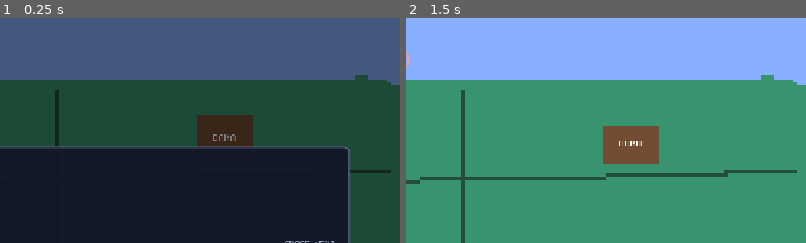
Above: before the commit, frames 1-2 (left to right).
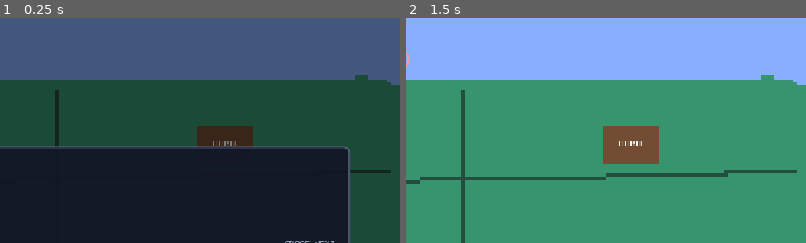
Above: after the commit, the same moments.

Repository: FraN-onLine/DOST2027
Game: Godot game, scene res://scenes/gods/hanan/HananArena.tscn
Same seed, same stepped clock (60 frames per second), same inputs: the game is played once before the commit and once after it. This scene is started directly instead of the project's main scene. The engine's default icon, where the game draws it, is replaced by a stand-in: a white triangle on a blue panel in a dark square.
Inputs (mouse positions are % of the whole screen's width and height, from its top left):
- Up to frame 1 (0.25 s): no input
- Up to frame 2 (1.5 s): tap Enter (ui_accept) at 0.5, 0.77, 1.25 s; move the mouse to (72, 45) at 0.52 s; hold D (move_right) 0.53-1.28 s; hold Space (advance_dialogue) 0.53-1.28 s; click (72, 45) at 0.67 s; move the mouse to (30, 55) at 1.27 s; hold S (move_down) from 1.28 s (still down); click (30, 55) at 1.35 s
The pictures show only the part of the screen within x 50-100%, y 40-90%; the shares and areas given below are measured in that part.

The runs differ from the first frame. In frame 1, 0.8% of the frame differs, in the area x 49-64%, y 43-57%; in frame 2, nothing differs.

Commit message:
Hanan: drop-in art placeholders (Baka, overseer, background)
Assets/Gods/Hanan/README.md lists the files the arena looks for. The Baka is now
a Sprite2D that uses Baka.png (one image, or a 5-frame strip, one height per
level) and falls back to the coloured rectangle; an Overseer sprite and the
background pick up their files the same way. hanan.tres keeps icon.svg until the
portrait exists (a .tres cannot fall back by itself - see the README).

Co-Authored-By: Claude Opus 5.5 <noreply@anthropic.com>

Diff:
--- a/dost-2027/scenes/gods/hanan/HananArena.tscn
+++ b/dost-2027/scenes/gods/hanan/HananArena.tscn
@@ -25,22 +25,29 @@
 [node name="Baka" type="Node2D" parent="ArenaField" parent_id_path=PackedInt32Array(518833116) index="1"]
 position = Vector2(900, 470)
 
-[node name="Body" type="ColorRect" parent="ArenaField/Baka" index="0"]
+[node name="Sprite" type="Sprite2D" parent="ArenaField/Baka" index="0"]
+visible = false
+
+[node name="Body" type="ColorRect" parent="ArenaField/Baka" index="1"]
 offset_left = -40.0
 offset_top = -70.0
 offset_right = 40.0
 color = Color(0.45, 0.3, 0.2, 1)
 
-[node name="Name" type="Label" parent="ArenaField/Baka/Body" index="0"]
-layout_mode = 0
-offset_left = 14.0
-offset_top = 24.0
-offset_right = 66.0
-offset_bottom = 46.0
+[node name="Name" type="Label" parent="ArenaField/Baka" index="2"]
+offset_left = -26.0
+offset_top = -46.0
+offset_right = 26.0
+offset_bottom = -24.0
 theme_override_fonts/font = ExtResource("4_font")
 theme_override_font_sizes/font_size = 11
 text = "BAKA"
 horizontal_alignment = 1
+
+[node name="Overseer" type="Sprite2D" parent="ArenaField" parent_id_path=PackedInt32Array(518833116) index="2"]
+visible = false
+position = Vector2(984, 185)
+scale = Vector2(3, 3)
 
 [node name="Player" parent="." index="6" unique_id=1489401219]
 position = Vector2(330, 470)
--- a/dost-2027/scripts/gods/hanan/hanan_arena.gd
+++ b/dost-2027/scripts/gods/hanan/hanan_arena.gd
@@ -32,6 +32,11 @@
 enum Vault { RUN, VAULT, STUMBLE }
 
 const LEVEL_NAMES := ["LOW BAKA", "SITTING BAKA", "STANDING BAKA", "HIGH BAKA", "OVER THE MOON"]
+# Hanan's art is drop-in (see Assets/Gods/Hanan/README.md): each file is used when
+# it exists and the placeholder stays when it does not.
+const ART_DIR := "res://Assets/Gods/Hanan/"
+const BAKA_STRIP_FRAMES := 5  # a Baka.png this many frames wide holds one height per level
+const SCREEN_SIZE := Vector2(1152.0, 648.0)  # the authored arena (see arena.gd)
 const CLEAN_COLOR := Color(0.7, 1, 0.8)
 const TRIP_COLOR := Color(1, 0.5, 0.45)
 
@@ -63,6 +68,10 @@
 @export var bar_offset := Vector2(36.0, 0.0)  # where the bar hangs, from the mortal's feet
 
 @onready var baka: Node2D = get_node_or_null("ArenaField/Baka")
+@onready var baka_sprite: Sprite2D = get_node_or_null("ArenaField/Baka/Sprite")
+@onready var baka_body: ColorRect = get_node_or_null("ArenaField/Baka/Body")
+@onready var overseer: Sprite2D = get_node_or_null("ArenaField/Overseer")
+@onready var background: Sprite2D = get_node_or_null("Background")
 # The labels sit high (HananHud, above everything) so they always stay readable.
 # The bar sits LOW (BarLayer, below Mayari's VisionLayer and Apolaki's Patches):
 # a blackout or a sun patch must hide it like it hides any other trial's field.
@@ -115,6 +124,10 @@
 	return false
 
 
+func collect_units() -> void:
+	_apply_art()
+
+
 func arena_round_reset() -> void:
 	_level = 1
 	_clean_in_level = 0
@@ -199,8 +212,7 @@
 	player.global_position = _start_position
 	if unlock:
 		player.set_lock(false)
-	if baka != null:
-		baka.scale.y = 0.6 + 0.2 * mini(_level, LEVEL_NAMES.size())
+	_show_baka_height()
 
 
 # The mortal reached the Baka: the bar starts, with the indicator already in the box.
@@ -363,6 +375,56 @@
 	_log("The Baka grows: %s" % level_name(), god.color)
 
 
+# --- ART ---------------------------------------------------------------------
+
+static func art(file: String) -> Texture2D:
+	var path := ART_DIR + file
+	return load(path) as Texture2D if ResourceLoader.exists(path) else null
+
+
+func _apply_art() -> void:
+	_use_baka_art(art("Baka.png"))
+	var watcher := art("Hanan-Overseer.png")
+	if overseer != null:
+		overseer.texture = watcher
+		overseer.visible = watcher != null
+	var backdrop := art("Arena-Background.png")
+	if background != null and backdrop != null:
+		# The placeholder's transform was tuned for Mayari's image; a real
+		# background simply fills the authored screen.
+		background.texture = backdrop
+		background.position = SCREEN_SIZE * 0.5
+		background.scale = SCREEN_SIZE / backdrop.get_size()
+
+
+# The Baka's art, or the coloured rectangle when there is none. A wide image is a
+# strip of one frame per level; otherwise the one image is stretched taller.
+func _use_baka_art(texture: Texture2D) -> void:
+	if baka_sprite != null:
+		baka_sprite.texture = texture
+		baka_sprite.visible = texture != null
+		if texture != null:
+			var strip := texture.get_width() >= texture.get_height() * 2.5
+			baka_sprite.hframes = BAKA_STRIP_FRAMES if strip else 1
+			baka_sprite.offset.y = -texture.get_height() * 0.5  # stands on the Baka's origin, like the rectangle
+	if baka_body != null:
+		baka_body.visible = texture == null
+	_show_baka_height()
+
+
+# Taller every level: the strip shows that level's frame, a single image or the
+# rectangle is stretched.
+func _show_baka_height() -> void:
+	if baka == null:
+		return
+	var step := mini(_level, LEVEL_NAMES.size())
+	if baka_sprite != null and baka_sprite.visible and baka_sprite.hframes > 1:
+		baka.scale.y = 1.0
+		baka_sprite.frame = step - 1
+	else:
+		baka.scale.y = 0.6 + 0.2 * step
+
+
 # --- HUD ---------------------------------------------------------------------
 
 func _set_callout(text: String, tint: Color, seconds: float) -> void:
--- a/dost-2027/tools/hanan_check.gd
+++ b/dost-2027/tools/hanan_check.gd
@@ -199,6 +199,30 @@
 			"level %d keeps the box on the gauge" % level)
 		_arena._leave_vault()
 
+	# --- the art is drop-in --------------------------------------------------------------
+	var has_baka_art := ResourceLoader.exists("res://Assets/Gods/Hanan/Baka.png")
+	_check(_arena.baka_body.visible != has_baka_art and _arena.baka_sprite.visible == has_baka_art,
+		"the Baka shows its art when Baka.png exists, the rectangle otherwise")
+	_check(_arena.overseer.visible == ResourceLoader.exists("res://Assets/Gods/Hanan/Hanan-Overseer.png"),
+		"the overseer shows only when Hanan-Overseer.png exists")
+	_check(_arena.get_node_or_null("ArenaField/Baka/Name") != null, "the Baka keeps its Name label")
+	_arena._use_baka_art(null)
+	_arena._level = 1
+	_arena._show_baka_height()
+	var low: float = _arena.baka.scale.y
+	_arena._level = 4
+	_arena._show_baka_height()
+	_check(_arena.baka.scale.y > low, "without art the rectangle grows taller each level")
+	var strip := ImageTexture.create_from_image(Image.create(500, 100, false, Image.FORMAT_RGBA8))
+	_arena._use_baka_art(strip)
+	_check(_arena.baka_sprite.visible and not _arena.baka_body.visible and _arena.baka_sprite.hframes == 5,
+		"a 5-frame Baka.png strip replaces the rectangle")
+	_check(_arena.baka_sprite.frame == 3 and _arena.baka.scale.y == 1.0, "the strip shows the frame of the level instead of stretching")
+	var single := ImageTexture.create_from_image(Image.create(80, 70, false, Image.FORMAT_RGBA8))
+	_arena._use_baka_art(single)
+	_check(_arena.baka_sprite.hframes == 1 and _arena.baka.scale.y > low, "a single Baka.png is stretched taller like the rectangle")
+	_arena._apply_art()
+
 	# --- the trial ends mid-vault: what it earned is banked --------------------------------
 	_arena._level = 1
 	_arena._enter_run()
Not shown, added: dost-2027/Assets/Gods/Hanan/README.md
